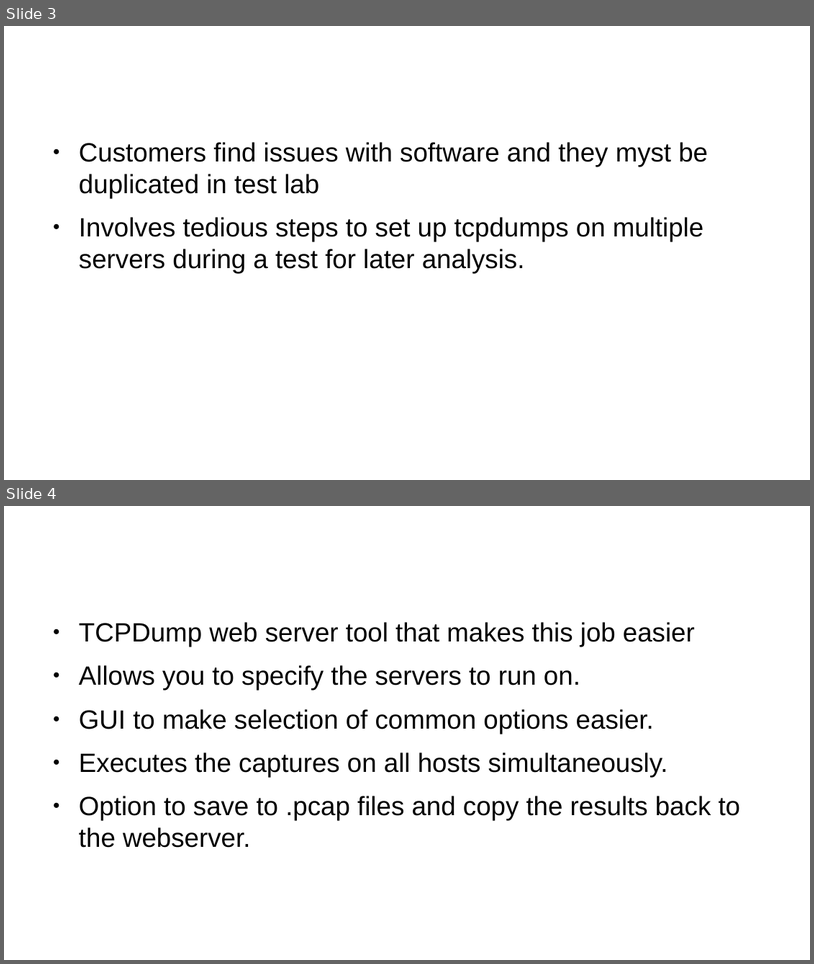
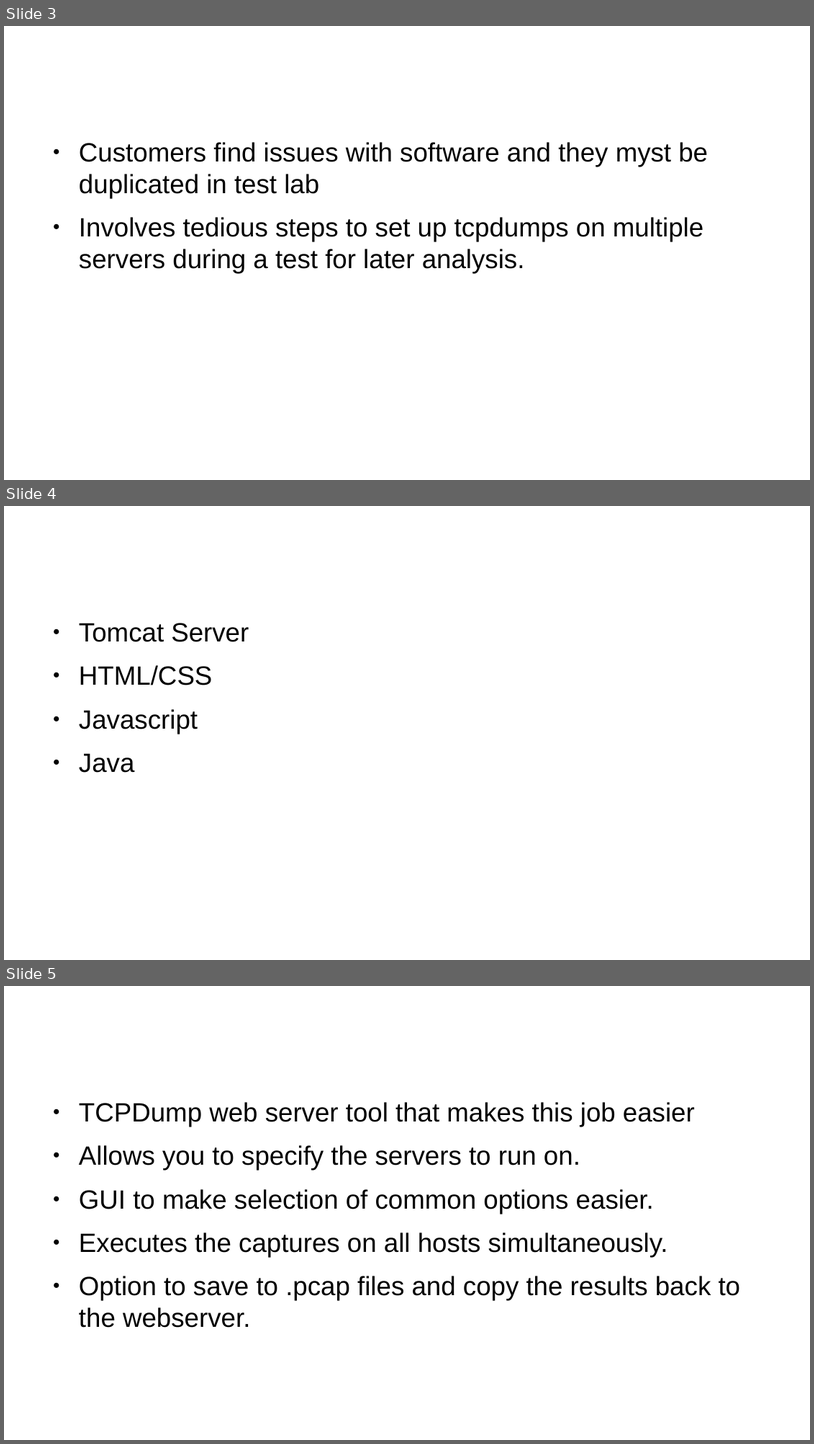
Before and after one commit to jnieto7/comp5130, a slide deck: final_project/presentation.odp. Shown one above the other, each under a label of ours: slides 3 and 4 before the commit, slides 3, 4 and 5 after it. The pictures are 814x964 and 814x1444 pixels, drawn with LibreOffice and Linux fonts; fonts in the diff are those of the drawing; background and template pictures are left out. Boxes give left, top, right and bottom in pixels: in the first picture for what was removed or moved away, otherwise in the second. Text is boxed around its words. In the diff, an @@ line names an element or a change of style, - is before the commit and + after.

```diff
--- a/final_project/presentation.odp
+++ b/final_project/presentation.odp
@@ slide 4 added at bbox=[4, 506, 810, 960], background #FFFFFF @@
@@ title added at bbox=[44, 523, 606, 598], 35.7 pt, text #FFFFFF @@
+Technologies
@@ text added at bbox=[79, 623, 249, 772], 26 pt, text #000000 @@
+● Tomcat Server
+● HTML/CSS
+● Javascript
+● Java
@@ what was slide 4 is now slide 5 @@
```
Also in this commit, not shown: 2 other files.
